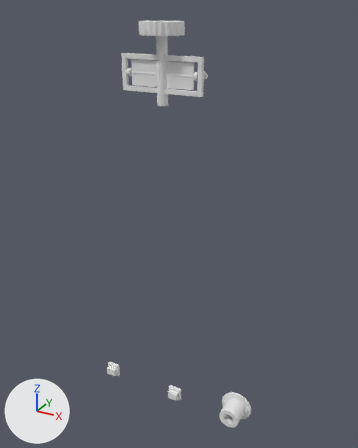
What one commit did to the glTF model game/assets/props/annunciator_controls.glb.
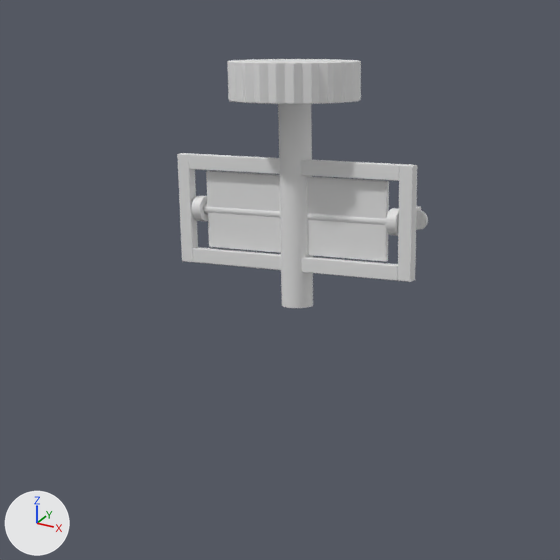
Each version appears first whole from a camera (50 mm lens) standing at (0.2139, -0.3607, 0.0507) and looking at (0.0246, -0.0166, -0.1214), and next in a close-up on the part from 17% to 71% of the width and 0% to 43% of the height. The axes (+X, +Y, +Z) are drawn at lower left. The lights are the same throughout. The older version's two pictures come first.

Script lines for the objects in view, before the commit:
```python
me_flagarm = bpy.data.meshes.new('FlagArm')
me_flagarm.from_pydata(...)  # 480 vertices, 952 faces; spans x -0.034..0.034, y -0.0015..0.0015, z -0.0105..0.0105
me_flagseat = bpy.data.meshes.new('FlagSeat')
me_flagseat.from_pydata(...)  # 384 vertices, 752 faces; spans x -0.0375..0.0375, y -0.003..0.0, z -0.015..0.015
me_resetknob = bpy.data.meshes.new('ResetKnob')
me_resetknob.from_pydata(...)  # 1928 vertices, 3848 faces; spans x -0.0179..0.0179, y -0.0179..0.0179, z -0.025..0.04
ob_flagarm = bpy.data.objects.new('FlagArm', me_flagarm)
ob_flagarm.location = (0.0, 0.0, 0.0)
ob_flagseat = bpy.data.objects.new('FlagSeat', me_flagseat)
ob_flagseat.location = (0.0, 0.0, 0.0)
ob_resetknob = bpy.data.objects.new('ResetKnob', me_resetknob)
ob_resetknob.location = (0.0, 0.0, 0.0)
```
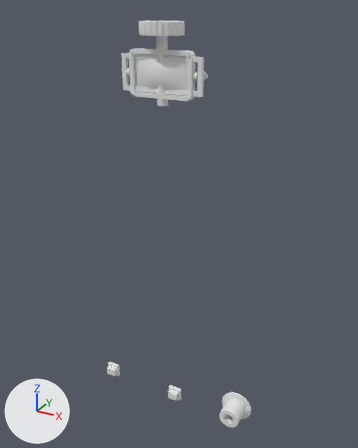
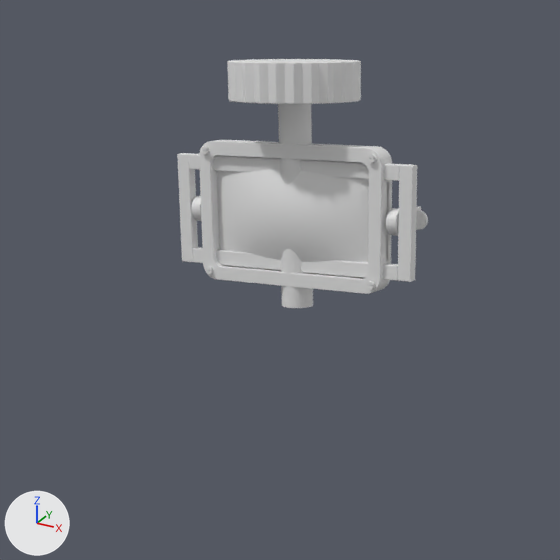
What the commit changed:
Mesh me_lamplens is new.
It has 705 vertices, 1406 faces and spans x -0.025..0.025, y -0.006..0.0, z -0.015..0.015.
Mesh me_lampbezel is new.
It has 2408 vertices, 4800 faces and spans x -0.029..0.029, y -0.0055..0.002, z -0.019..0.019.
Object 'LampLens' (ob_lamplens) is new; it shows me_lamplens.
Its location is (0.0, 0.0, 0.0).
Object 'LampBezel' (ob_lampbezel) is new; it shows me_lampbezel.
Its location is (0.0, 0.0, 0.0).

Changed parts and their boxes [x1, y1, x2, y2] in the close-ups (560 x 560 px):
'LampLens', added: after [217, 160, 369, 262]
'LampBezel', added: after [199, 140, 392, 294]
'FlagArm', unchanged, covered by the edit: before [203, 171, 389, 262]; after [217, 182, 389, 261]
